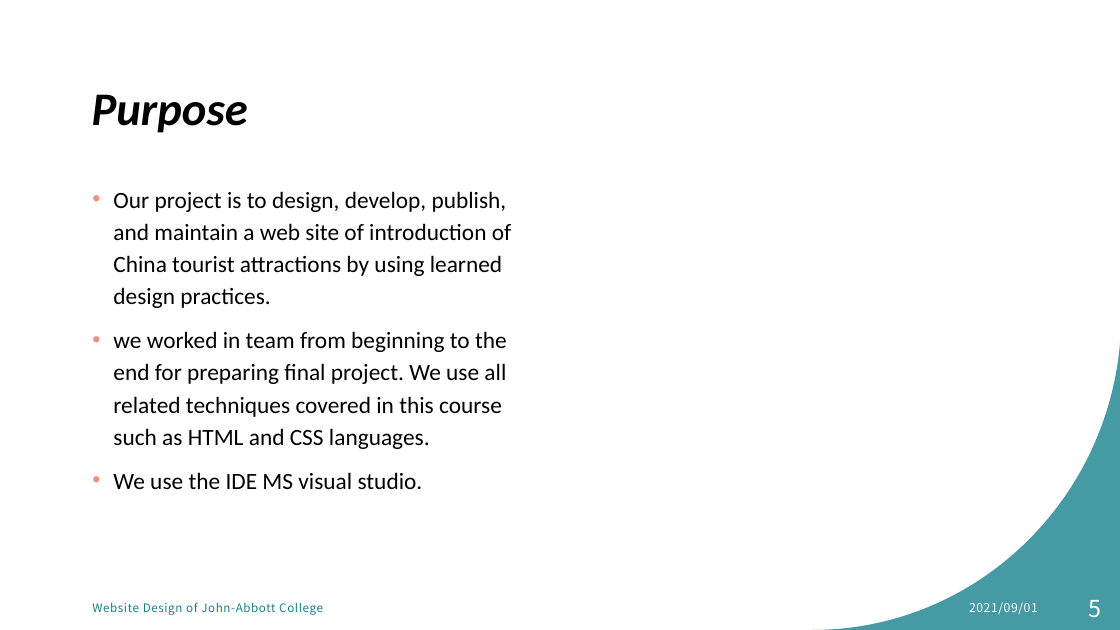
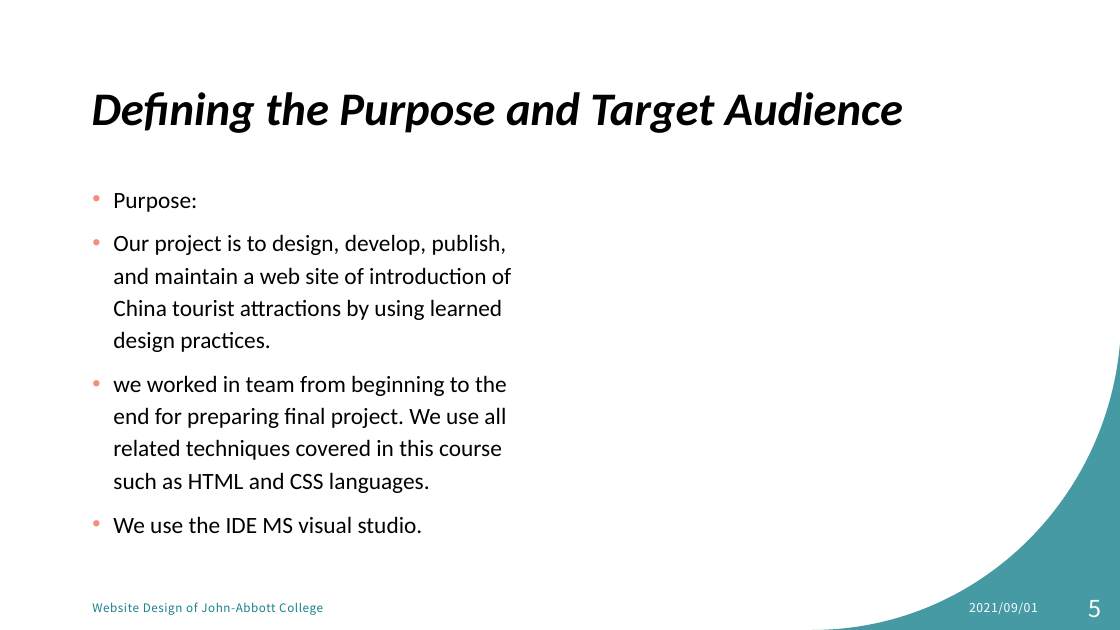
Before and after one commit to MikentGuo/Project_Tour, a slide deck: slide 5 of docs/Website Design for tourist attraction.pptx. Drawn at 1120x630 pixels with LibreOffice and Linux fonts; fonts in the diff are those of the drawing. Boxes give left, top, right and bottom in pixels: in the first picture for what was removed or moved away, otherwise in the second. Text is boxed around its words. In the diff, an @@ line names an element or a change of style, - is before the commit and + after.

```diff
--- a/docs/Website Design for tourist attraction.pptx
+++ b/docs/Website Design for tourist attraction.pptx
@@ title at box(92, 92, 903, 133): text changed @@
-Purpose
+Defining the Purpose and Target Audience
@@ text at box(113, 193, 197, 212): paragraph added @@
+• Purpose:
```
Also in this commit, not shown: 7 other slides changed.
